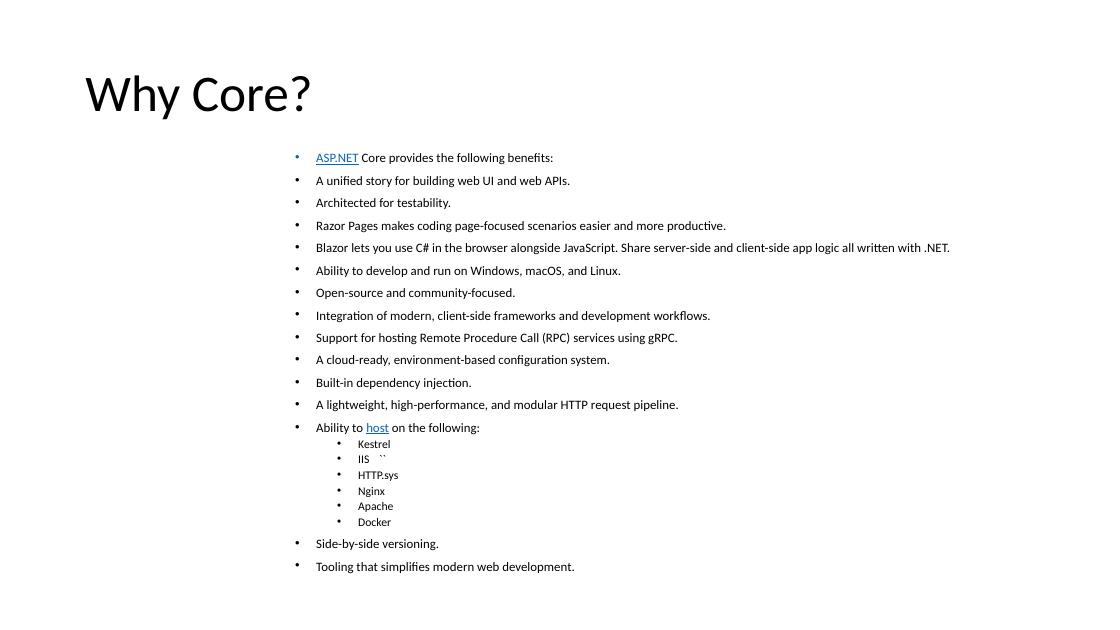
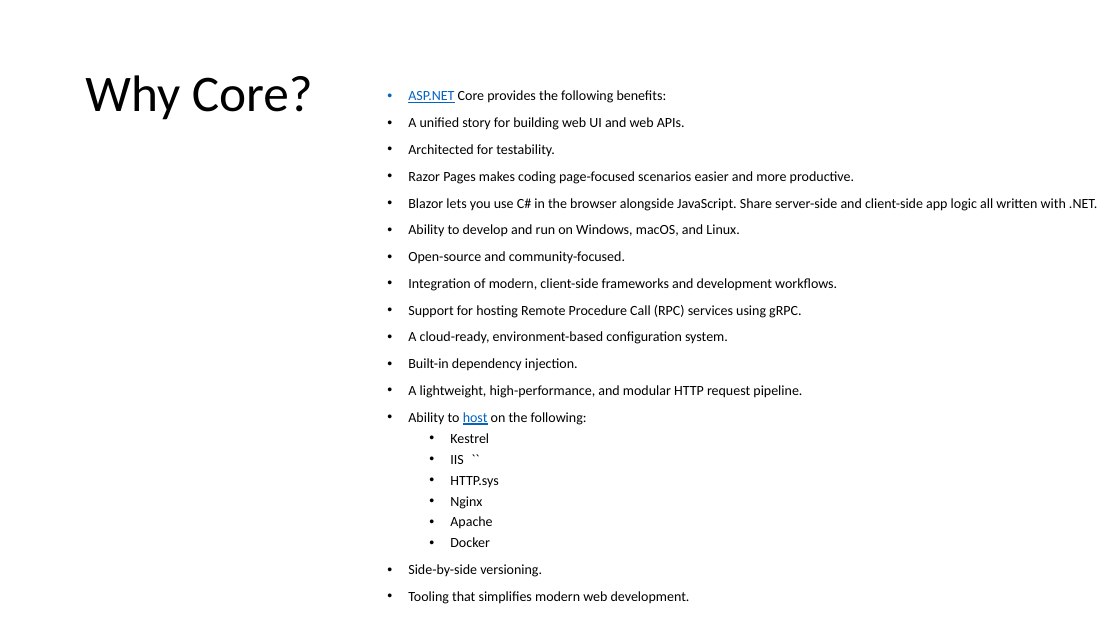
Before and after one commit to CarrieEBeaton/How_Session_Dotnet_Core_Web_Api, a slide deck: slide 3 of Session_1_Md/slides/DotNetCoreFundmentals.pptx (slide 4 before the commit). Drawn at 1120x630 pixels with LibreOffice and Linux fonts; fonts in the diff are those of the drawing. Boxes give left, top, right and bottom in pixels: in the first picture for what was removed or moved away, otherwise in the second. Text is boxed around its words. In the diff, an @@ line names an element or a change of style, - is before the commit and + after.

```diff
--- a/Session_1_Md/slides/DotNetCoreFundmentals.pptx
+++ b/Session_1_Md/slides/DotNetCoreFundmentals.pptx
@@ text "ASP.NET Core provides the following ..." moved from (x1=316, y1=153, x2=950, y2=574) to (x1=408, y1=90, x2=1097, y2=529) @@
@@ text "ASP.NET Core provides the following ..." at (x1=408, y1=90, x2=1097, y2=529): size 11 to 12 pt; size 10 to 12 pt in "Kestrel", "IIS ``", "HTTP.sys", "Nginx" and 2 more places; line spacing 0.7 to 0.9 @@
```
Also in this commit, not shown: 1 slide removed, 2 other files.
